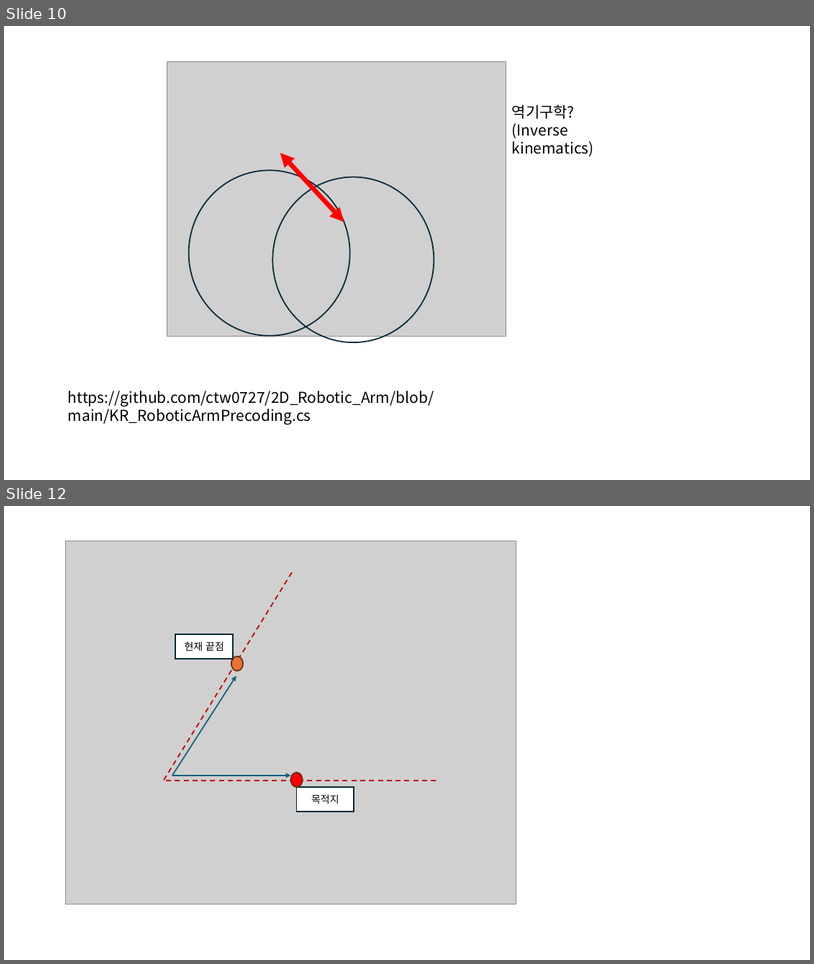
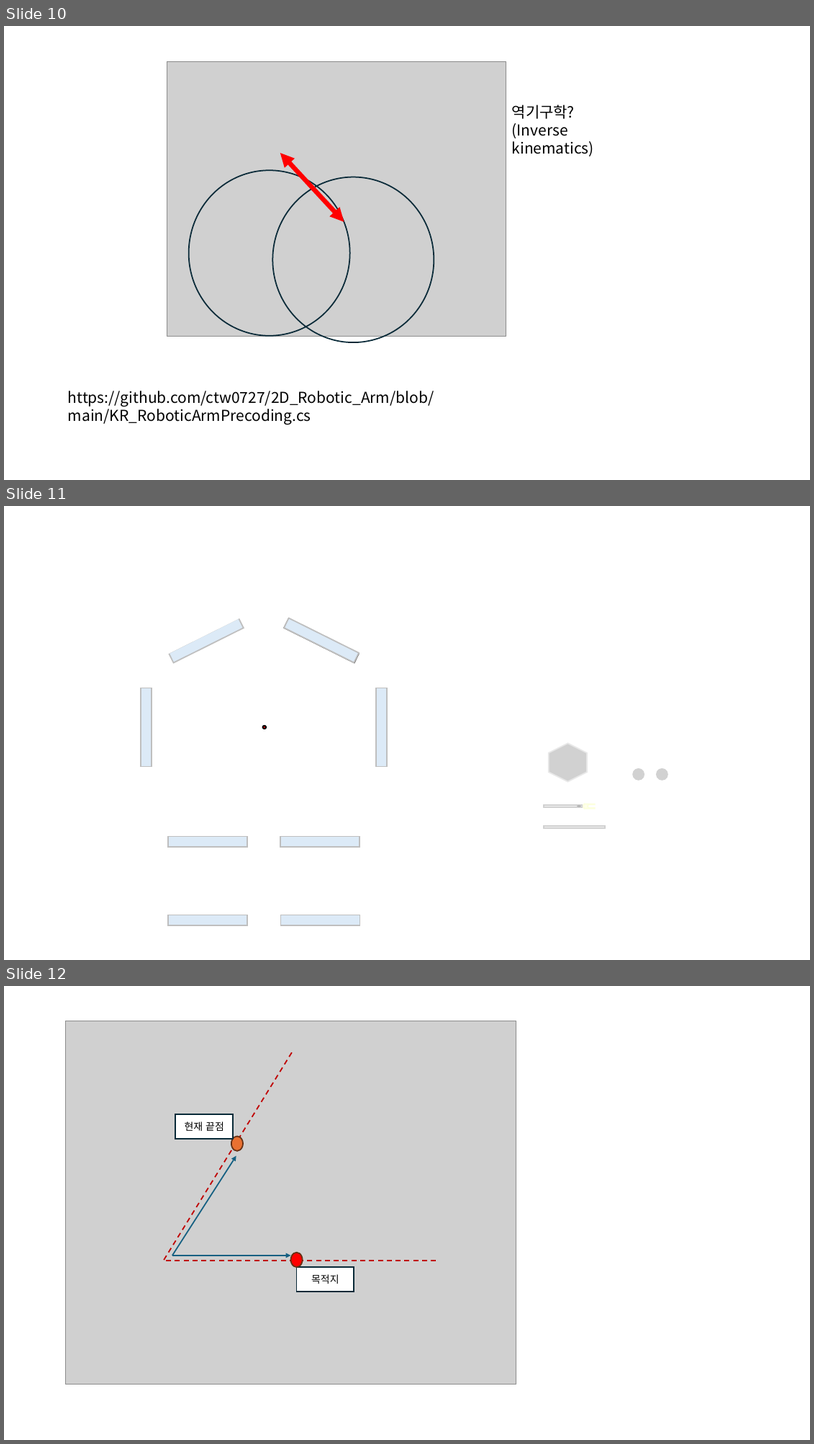
Before and after one commit to Naiery0/Winform_RobotArmUI, a slide deck: Control Design PPT.pptx. Shown one above the other, each under a label of ours: slides 10 and 12 before the commit, slides 10, 11 and 12 after it; the slides between them are not shown. The pictures are 814x964 and 814x1444 pixels, drawn with LibreOffice and Linux fonts; fonts in the diff are those of the drawing; grey boxes stand for pictures. Boxes give left, top, right and bottom in pixels: in the first picture for what was removed or moved away, otherwise in the second. Text is boxed around its words. In the diff, an @@ line names an element or a change of style, - is before the commit and + after.

```diff
--- a/Control Design PPT.pptx
+++ b/Control Design PPT.pptx
@@ slide 11 added at [4, 506, 810, 960], background #FFFFFF @@
@@ hexagon added at [544, 527, 781, 731], fill #FFFFFF @@
@@ group added at [25, 507, 504, 926]: 14 rectangles, 7 rounded rectangles, 1 hexagon, 1 ellipse @@
@@ hexagon added at [549, 743, 587, 781], fill #D1D1D1, outline #E8E8E8 1.5 pt @@
@@ ellipse added at [633, 768, 646, 780], fill #D1D1D1 @@
@@ ellipse added at [657, 768, 669, 780], fill #D1D1D1 @@
@@ rectangle added at [544, 805, 582, 807], fill #F3F3F3, outline #D1D1D1 1.5 pt @@
@@ ellipse added at [579, 806, 581, 806], fill #D1D1D1, outline #AEAEAE 1.5 pt @@
@@ freeform shape added at [582, 803, 595, 808], fill #FFFFEB, outline #FCFFDD 1.5 pt @@
@@ rectangle added at [544, 826, 605, 828], fill #F3F3F3, outline #D1D1D1 1.5 pt @@
```
Also in this commit, not shown: 2 other slides added, 1 slide removed, 28 other files.
